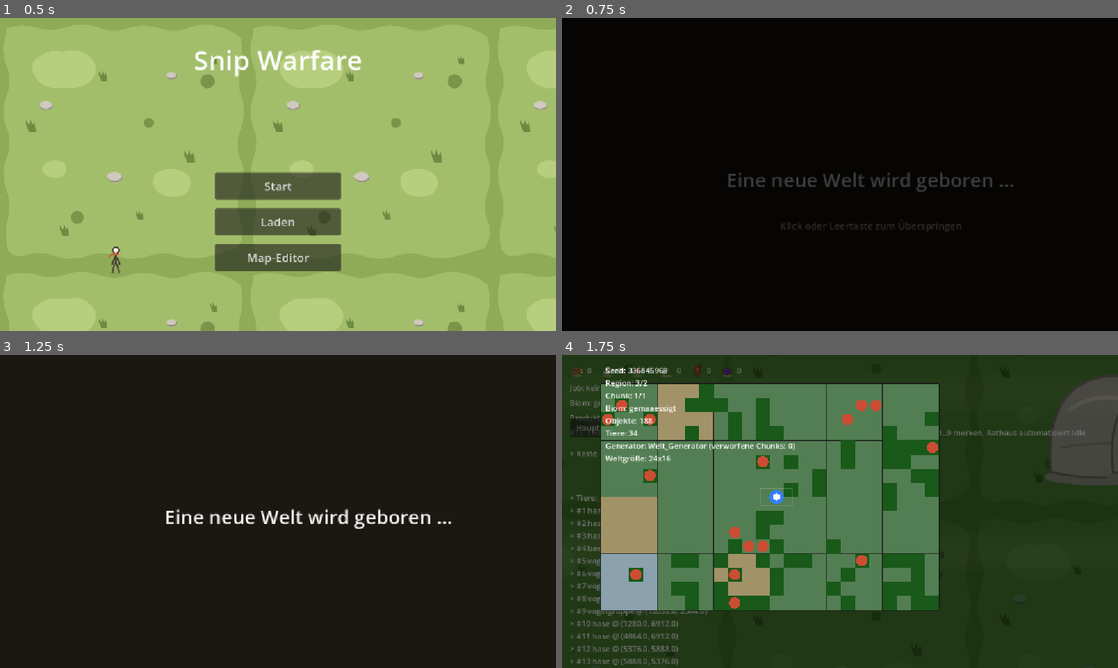
Above: before the commit, frames 1-4 (two rows, left to right).
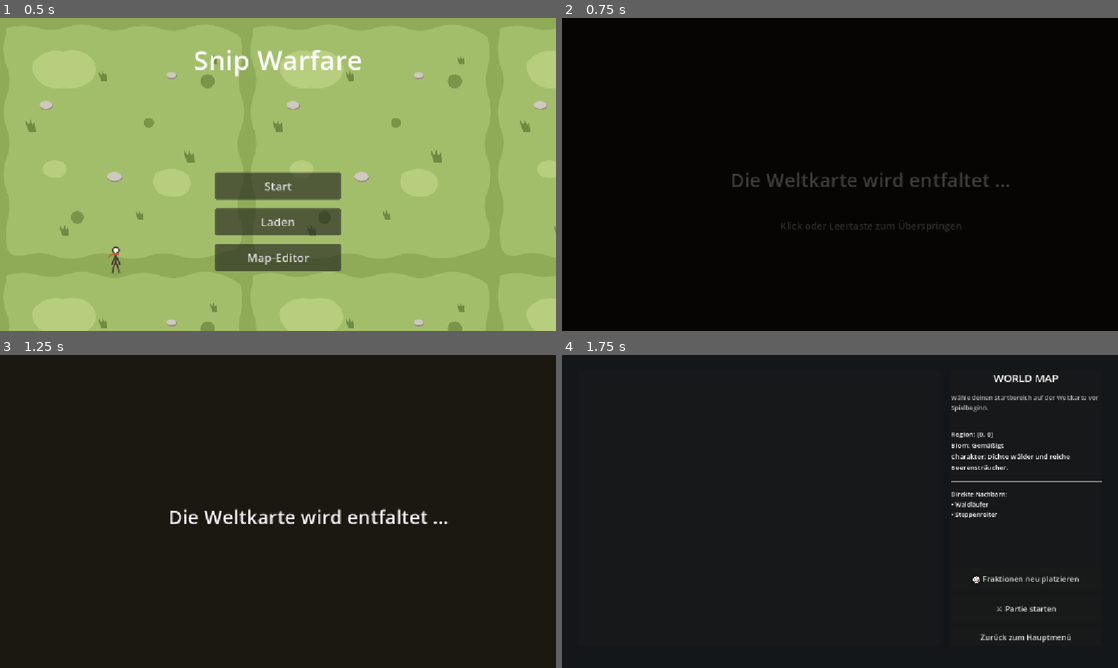
Above: after the commit, the same moments.

Repository: vannon091118/snip-warfare
Game: Godot game, scene res://ui/scenes/hauptmenue.tscn
The game is run twice, just before and just after one commit, with the same random seed, the same clock (stepped at 60 frames per second) and the same inputs.
Inputs (mouse positions are in pixels of both pictures, inside the frame that each line leads up to):
- Up to frame 1 (0.5 s): no input
- Up to frame 2 (0.75 s): click "Start" at 0.5 s
- Up to frame 3 (1.25 s): no input
- Up to frame 4 (1.75 s): tap Enter at 1.25 s; move the mouse to (962, 495) at 1.27 s; hold Right (ui_right) from 1.28 s (still down); tap M at 1.35 s; click (962, 495) at 1.42 s; tap Space at 1.52 s

Frame 1 is identical in both runs. In frame 2, 0.8% of the frame differs, in the area x 29-82%, y 49-56%; in frame 3, 1.3%; in frame 4, 97%, in the area x 0-100%, y 0-100%.
Error after the commit: Parse Error: Cannot infer the type of "biom_name" variable because the value doesn't have a set type. (res://world/scenes/welt_map.gd:122)

Commit message:
1. Du hast verlangt, dass der Spieler vor dem Spielstart eine echte World Map sieht, dort seinen Startbereich inmitten benachbarter Fraktionen auswählt und dieser geografische Kontext die lokale Spielkarte prägt. 2. Im Datenpool generator_gewichte.json sind nun drei eigenständige Völker mit Biom-Vorlieben und Farben verankert, während welt_fraktion.gd als Datenklasse ihre Identität und Beziehungen trägt. 3. Die Planungsspitze in welt_netzwerk_planer.gd platziert Fraktionen deterministisch auf den Makro-Regionen, berechnet Handels- sowie Hauptwege und sichert mindestens zwei direkte Nachbarn für den Spielerbereich zu. 4. Die neue Szene in welt_map.tscn und welt_map.gd visualisiert die Makrokarte mit Biom-Farben, Wegen, Fraktionsknoten und Auswahl-Highlighting samt Detailkarte und Re-Platzierung. 5. In hauptmenue.gd führt der Start-Knopf nun verbindlich über die World Map, während ui_welt_sitzung.gd den gewählten Startbereich an welt_ladevorgang.gd übergibt, damit die lokale Karte im gewünschten Biom erwacht. 6. Die Testsuite in test_world_map_netzwerk.py beweist die Nachbarschaftsbedingungen, die deterministische Platzierung und den Datenfluss vor dem Spielstart. 7. Was noch getan werden muss, sind die weiteren vertiefenden ODO-Punkte wie die Orchestrator-Visualisierung mit den letzten vier Jobs und die Hauskapazitäts-Bindung.

Diff:
--- a/ui/logic/kategorie_ui/ui_welt_sitzung.gd
+++ b/ui/logic/kategorie_ui/ui_welt_sitzung.gd
@@ -3,6 +3,7 @@
 ## Sitzungszustand zwischen Menü, Karte und Editor.
 ## Bewusst klein: nur Übergabewerte, keine Logik.
 
+## Kategorie daten: Übergabewerte der aktuellen Spielsitzung.
 var welt_name: String = ""
 var kommt_vom_editor: bool = false
 ## Seed-Wunsch für eine neue zufällige Welt: 0 bedeutet "Zufall aus dem
@@ -17,8 +18,22 @@
 var world: Welt_World = null
 var aktive_map_id: String = ""
 
+## World-Map-Startbereich: Der vom Spieler vor Spielstart gewählte Bereich
+## liefert Biom, Koordinaten und Fraktionsnetzwerk an die lokale Generierung.
+var start_region_x: int = 0
+var start_region_y: int = 0
+var start_biom_id: String = ""
+var fraktionen_netzwerk: Array[Dictionary] = []
+
 ## Übergangs-Verbindung: Die Zwischen-Szene liest Ziel und Ankündigung
 ## aus der Sitzung und läutet die nächste Szene ein. So können später
 ## Events und Cutscenes als Verbindungen zwischen Szenen eingefügt werden.
 var uebergang_ziel: String = ""
 var uebergang_text: String = ""
+
+## Kategorie logik: Hilfsfunktionen für die Sitzungsverwaltung.
+
+func startbereich_setzen(region_x: int, region_y: int, biom_id: String) -> void:
+	start_region_x = region_x
+	start_region_y = region_y
+	start_biom_id = biom_id
--- a/ui/scenes/hauptmenue.gd
+++ b/ui/scenes/hauptmenue.gd
@@ -3,6 +3,7 @@
 ## Die Ansicht bedient nur die Menüführung; Simulationslogik bleibt außen vor.
 
 const SZENE_KARTE := "res://world/scenes/welt.tscn"
+const SZENE_WORLD_MAP := "res://world/scenes/welt_map.tscn"
 const SZENE_EDITOR := "res://world/scenes/karten_editor.tscn"
 const SZENE_UEBERGANG := "res://ui/scenes/uebergang.tscn"
 const GRENZE_RECHTS := 2200.0
@@ -81,15 +82,14 @@
 			laeufer.position.x = GRENZE_RECHTS
 
 func _auf_start() -> void:
-	# Neues Spiel heißt immer neue Welt: Unabhängig von gespeicherten
-	# Welten wird frisch aus dem Generator mit zufälligem Seed erzeugt.
-	# Laden bleibt ausschließlich dem Laden-Knopf vorbehalten.
+	# Neues Spiel startet über die World Map: Der Spieler wählt zuerst
+	# seinen Startbereich und prüft das Fraktionsnetzwerk.
 	WeltSitzung.welt_name = ""
 	WeltSitzung.seed_wunsch = 0
 	WeltSitzung.kommt_vom_editor = false
 	WeltSitzung.world = null
 	WeltSitzung.aktive_map_id = ""
-	_uebergang_einlaeuten(SZENE_KARTE, "Eine neue Welt wird geboren …")
+	_uebergang_einlaeuten(SZENE_WORLD_MAP, "Die Weltkarte wird entfaltet …")
 
 func _auf_laden() -> void:
 	_wechsle_zu(Ui_MenueZustaende.Zustand.WELT_AUSWAHL_LADEN)
--- a/world/data/generator_gewichte.json
+++ b/world/data/generator_gewichte.json
@@ -20,7 +20,35 @@
     "biom_steppe": {"kategorie": "biome", "element_id": "steppe", "gewicht": 1.5}
   },
   "gebaeude": {},
-  "fraktionen": {},
+  "fraktionen": {
+    "waldlaeufer": {
+      "kategorie": "fraktionen",
+      "element_id": "waldlaeufer",
+      "name": "Waldläufer",
+      "gewicht": 2.0,
+      "biome": ["gemaaessigt"],
+      "farbe": "#2E7D32",
+      "beschreibung": "Naturverbundenes Volk mit Vorliebe für dichte Wälder und reiche Beerensträucher."
+    },
+    "eiswaechter": {
+      "kategorie": "fraktionen",
+      "element_id": "eiswaechter",
+      "name": "Eiswächter",
+      "gewicht": 1.5,
+      "biome": ["tundra"],
+      "farbe": "#0288D1",
+      "beschreibung": "Widerstandsfähiges Volk des Nordens mit Schutz gegen raue Kälte."
+    },
+    "steppenreiter": {
+      "kategorie": "fraktionen",
+      "element_id": "steppenreiter",
+      "name": "Steppenreiter",
+      "gewicht": 1.5,
+      "biome": ["steppe"],
+      "farbe": "#F57C00",
+      "beschreibung": "Schnelle Jäger der weiten Ebenen mit reicher Jagderfahrung."
+    }
+  },
   "cluster": {
     "_kommentar": "Spawn-Cluster: Jeder Eintrag stempelt eine dichte Gruppe als Weltzustand. anzahl ist der Kern der Gruppe, umgebung_zusatz die Streuung drum herum, radius_kacheln die Gruppengroesse, chance die Wahrscheinlichkeit je Chunk. Neue Spawn-Varianten nur hier und im Element-Katalog.",
     "wald": {"kategorie": "cluster", "element_id": "baum", "anzahl": 6, "umgebung_zusatz": 4, "radius_kacheln": 3, "chance": 0.9, "biome": ["gemaaessigt", "steppe"]},
--- /dev/null
+++ b/world/logic/kategorie_welt/welt_fraktion.gd
@@ -0,0 +1,58 @@
+extends RefCounted
+class_name Welt_Fraktion
+## Datenklasse einer Fraktion auf der World Map.
+## Hält Identität, Vorlieben, Farbe und Position im Makro-Netzwerk der Welt.
+## Enthält keine Simulationslogik; reines Einlesen aus generator_gewichte.json.
+
+## Kategorie daten: Eigenschaften der Fraktion und Netzwerk-Knoten.
+var fraktion_id: String = ""
+var angezeigter_name: String = ""
+var beschreibung: String = ""
+var bevorzugte_biome: Array[String] = []
+var farbe: Color = Color.WHITE
+var position_kachel: Vector2i = Vector2i.ZERO
+var nachbarn: Array[String] = []
+
+## Kategorie logik: Einlesen aus Konfigurationseintrag und Wörterbuch-Konvertierung.
+
+func aus_konfig_eintrag(eintrag_id: String, eintrag: Dictionary) -> void:
+	fraktion_id = eintrag_id
+	angezeigter_name = str(eintrag.get("name", eintrag_id.capitalize()))
+	beschreibung = str(eintrag.get("beschreibung", ""))
+	bevorzugte_biome.clear()
+	var biome_roh: Variant = eintrag.get("biome", [])
+	if typeof(biome_roh) == TYPE_ARRAY:
+		for b: Variant in biome_roh as Array:
+			bevorzugte_biome.append(str(b))
+	var farb_str := str(eintrag.get("farbe", "#FFFFFF"))
+	farbe = Color.from_string(farb_str, Color.WHITE)
+
+func nach_woerterbuch() -> Dictionary:
+	return {
+		"fraktion_id": fraktion_id,
+		"name": angezeigter_name,
+		"beschreibung": beschreibung,
+		"bevorzugte_biome": bevorzugte_biome,
+		"farbe": farbe.to_html(),
+		"position_kachel": [position_kachel.x, position_kachel.y],
+		"nachbarn": nachbarn,
+	}
+
+func aus_woerterbuch(daten: Dictionary) -> void:
+	fraktion_id = str(daten.get("fraktion_id", ""))
+	angezeigter_name = str(daten.get("name", fraktion_id))
+	beschreibung = str(daten.get("beschreibung", ""))
+	bevorzugte_biome.clear()
+	var biome_roh: Variant = daten.get("bevorzugte_biome", [])
+	if typeof(biome_roh) == TYPE_ARRAY:
+		for b: Variant in biome_roh as Array:
+			bevorzugte_biome.append(str(b))
+	farbe = Color.from_string(str(daten.get("farbe", "#FFFFFF")), Color.WHITE)
+	var pos_roh: Variant = daten.get("position_kachel", [0, 0])
+	if typeof(pos_roh) == TYPE_ARRAY and (pos_roh as Array).size() >= 2:
+		position_kachel = Vector2i(int((pos_roh as Array)[0]), int((pos_roh as Array)[1]))
+	nachbarn.clear()
+	var nachbarn_roh: Variant = daten.get("nachbarn", [])
+	if typeof(nachbarn_roh) == TYPE_ARRAY:
+		for n: Variant in nachbarn_roh as Array:
+			nachbarn.append(str(n))
--- a/world/logic/kategorie_welt/welt_ladevorgang.gd
+++ b/world/logic/kategorie_welt/welt_ladevorgang.gd
@@ -60,6 +60,7 @@
 	return true
 
 func _welt_generieren(welt_name: String, seed_wunsch: int, biom_id: String) -> bool:
+	var effektives_biom := WeltSitzung.start_biom_id if WeltSitzung.start_biom_id != "" else biom_id
 	var basis_seed := seed_wunsch
 	if basis_seed == 0:
 		# Autoritativer Seed ohne Uhrzeit: deterministisch aus bestehendem
@@ -76,10 +77,10 @@
 	kandidat_zufall.start_zustand_setzen(basis_seed)
 	var seed_wert := basis_seed
 	for _versuch in range(20):
-		if _generator.welt_erzeugen(_model, seed_wert, biom_id) and _generator.verworfene_chunks == 0:
+		if _generator.welt_erzeugen(_model, seed_wert, effektives_biom) and _generator.verworfene_chunks == 0:
 			break
 		seed_wert = kandidat_zufall.naechste_zahl() % 1000000000
-	if not _generator.welt_erzeugen(_model, seed_wert, biom_id):
+	if not _generator.welt_erzeugen(_model, seed_wert, effektives_biom):
 		return false
 	# World-Ebene: Die erzeugte Szene-Karte ist die Basis-Karte. Die World
 	# übernimmt die laufende Instanz, es wird nicht ein zweites Mal
--- /dev/null
+++ b/world/logic/kategorie_welt/welt_netzwerk_planer.gd
@@ -0,0 +1,159 @@
+extends RefCounted
+class_name Welt_NetzwerkPlaner
+## Planungsmaschine für das Vor-Spiel-Netzwerk und die Fraktionsplatzierung.
+## Genau eine Verantwortung: Platziert Fraktionen deterministisch aus dem Welt-Seed
+## auf passenden Makro-Regionen der World Map und verbindet sie über reale
+## Netzwerkbeziehungen (Handels- und Militärpfade).
+## Stellt sicher, dass der Spielerbereich mindestens zwei direkte Nachbarn besitzt.
+
+## Kategorie daten: Platzierte Fraktionen, Wege und Spieler-Startknoten.
+var _fraktionen: Array[Welt_Fraktion] = []
+var _wege: Array[Dictionary] = []
+var _spieler_region := Vector2i.ZERO
+var _spieler_nachbarn: Array[String] = []
+
+## Kategorie logik: Planung, Pfadberechnung und Abfragen.
+
+func netzwerk_planen(model: Welt_Model, registry: Welt_GeneratorRegistry, seed_offset: int = 0) -> bool:
+	if model == null or registry == null:
+		return false
+	_fraktionen.clear()
+	_wege.clear()
+	_spieler_nachbarn.clear()
+
+	var effektiver_seed := (model.welt_seed + seed_offset * 1337) & 0x7FFFFFFF
+	var zufall := Kern_Zufall.new()
+	zufall.start_zustand_setzen(effektiver_seed)
+
+	var f_ids := registry.ids_der_kategorie("fraktionen")
+	if f_ids.is_empty():
+		return false
+
+	var regionen_x := ceili(float(model.raster_breite) / float(maxi(model.region_kante, 1)))
+	var regionen_y := ceili(float(model.raster_hoehe) / float(maxi(model.region_kante, 1)))
+
+	# Spieler-Startregion standardmäßig nahe dem Zentrum
+	_spieler_region = Vector2i(regionen_x / 2, regionen_y / 2)
+
+	var belegte_regionen: Array[Vector2i] = [_spieler_region]
+
+	for f_id in f_ids:
+		var wort := registry.eintrag_wort_fuer(f_id)
+		var fraktion := Welt_Fraktion.new()
+		fraktion.aus_konfig_eintrag(f_id, wort)
+
+		var beste_region := Vector2i.ZERO
+		var beste_bewertung := -INF
+
+		# Beste Region für Fraktion anhand Biom-Vorliebe und Abstand suchen
+		for ry in regionen_y:
+			for rx in regionen_x:
+				var reg_pos := Vector2i(rx, ry)
+				if belegte_regionen.has(reg_pos):
+					continue
+				var region := model.region_an_kachel(rx * model.region_kante, ry * model.region_kante)
+				var r_biom := str(region.get("biom_id", model.biom_id))
+				var bewertung := 0.0
+				if fraktion.bevorzugte_biome.has(r_biom):
+					bewertung += 50.0
+				var abstand_spieler := Vector2(reg_pos).distance_to(Vector2(_spieler_region))
+				bewertung -= abstand_spieler * 2.0
+				bewertung += float(zufall.naechste_zahl() % 20)
+
+				if bewertung > beste_bewertung:
+					beste_bewertung = bewertung
+					beste_region = reg_pos
+
+		fraktion.position_kachel = beste_region * model.region_kante + Vector2i(model.region_kante / 2, model.region_kante / 2)
+		belegte_regionen.append(beste_region)
+		_fraktionen.append(fraktion)
+
+	_wege_berechnen(model)
+	return not _fraktionen.is_empty()
+
+func _wege_berechnen(model: Welt_Model) -> void:
+	_wege.clear()
+	var spieler_pos_kachel := _spieler_region * model.region_kante + Vector2i(model.region_kante / 2, model.region_kante / 2)
+
+	# Distanzen aller Fraktionen zum Spieler ermitteln
+	var distanzen: Array[Dictionary] = []
+	for f in _fraktionen:
+		var dist_spieler := Vector2(f.position_kachel).distance_to(Vector2(spieler_pos_kachel))
+		distanzen.append({"fraktion": f, "distanz": dist_spieler})
+	distanzen.sort_custom(func(a: Dictionary, b: Dictionary) -> bool:
+		return float(a["distanz"]) < float(b["distanz"])
+	)
+
+	# Mindestens 2 nächste Nachbarn direkt mit dem Spieler verbinden
+	var min_nachbarn := mini(2, distanzen.size())
+	for i in min_nachbarn:
+		var f: Welt_Fraktion = distanzen[i]["fraktion"]
+		_wege.append({
+			"von": spieler_pos_kachel,
+			"nach": f.position_kachel,
+			"von_id": "spieler",
+			"nach_id": f.fraktion_id,
+			"typ": "hauptweg"
+		})
+		f.nachbarn.append("spieler")
+		_spieler_nachbarn.append(f.fraktion_id)
+
+	# Fraktionen untereinander vernetzen (nächster Nachbar jeder Fraktion)
+	for i in _fraktionen.size():
+		var f1 := _fraktionen[i]
+		var naechste_f: Welt_Fraktion = null
+		var min_d := INF
+		for j in _fraktionen.size():
+			if i == j:
+				continue
+			var f2 := _fraktionen[j]
+			var dist_fraktion := Vector2(f1.position_kachel).distance_to(Vector2(f2.position_kachel))
+			if dist_fraktion < min_d:
+				min_d = dist_fraktion
+				naechste_f = f2
+		if naechste_f != null and not _hat_weg(f1.fraktion_id, naechste_f.fraktion_id):
+			_wege.append({
+				"von": f1.position_kachel,
+				"nach": naechste_f.position_kachel,
+				"von_id": f1.fraktion_id,
+				"nach_id": naechste_f.fraktion_id,
+				"typ": "handelsweg"
+			})
+			f1.nachbarn.append(naechste_f.fraktion_id)
+			naechste_f.nachbarn.append(f1.fraktion_id)
+
+func _hat_weg(id_a: String, id_b: String) -> bool:
+	for w in _wege:
+		var v := str(w.get("von_id", ""))
+		var n := str(w.get("nach_id", ""))
+		if (v == id_a and n == id_b) or (v == id_b and n == id_a):
+			return true
+	return false
+
+func fraktionen() -> Array[Welt_Fraktion]:
+	return _fraktionen
+
+func wege() -> Array[Dictionary]:
+	return _wege
+
+func spieler_region() -> Vector2i:
+	return _spieler_region
+
+func spieler_region_setzen(region_pos: Vector2i, model: Welt_Model) -> void:
+	_spieler_region = region_pos
+	if model != null and not _fraktionen.is_empty():
+		_wege_berechnen(model)
+
+func nachbarn_fuer(fraktion_oder_spieler_id: String) -> Array[String]:
+	if fraktion_oder_spieler_id == "spieler":
+		return _spieler_nachbarn
+	for f in _fraktionen:
+		if f.fraktion_id == fraktion_oder_spieler_id:
+			return f.nachbarn
+	return []
+
+func nach_array() -> Array[Dictionary]:
+	var daten: Array[Dictionary] = []
+	for f in _fraktionen:
+		daten.append(f.nach_woerterbuch())
+	return daten
--- /dev/null
+++ b/world/scenes/welt_map.gd
@@ -0,0 +1,170 @@
+extends Control
+## World Map Szene: Übersichtskarte der Makro-Regionen und des Fraktionsnetzwerks.
+## Ermöglicht dem Spieler die Wahl seines Startbereichs vor der lokalen Spielkartengenerierung.
+## Enthält keine Simulationslogik; sie bindet nur Planer, Modell und Sitzung.
+
+const SZENE_KARTE := "res://world/scenes/welt.tscn"
+const SZENE_HAUPTMENUE := "res://ui/scenes/hauptmenue.tscn"
+const SZENE_UEBERGANG := "res://ui/scenes/uebergang.tscn"
+
+var _model := Welt_Model.new()
+var _registry := Welt_GeneratorRegistry.new()
+var _biome := Welt_BiomRegistry.new()
+var _netzwerk_planer := Welt_NetzwerkPlaner.new()
+var _seed_offset: int = 0
+var _gewaehlte_region := Vector2i.ZERO
+var _biom_name_karte: Dictionary = {}
+
+@onready var _karten_flaeche: Control = %KartenFlaeche
+@onready var _info_label: Label = %InfoLabel
+@onready var _nachbarn_label: Label = %NachbarnLabel
+@onready var _starten_knopf: Button = %StartenKnopf
+@onready var _neu_knopf: Button = %NeuKnopf
+@onready var _zurueck_knopf: Button = %ZurueckKnopf
+
+func _ready() -> void:
+	_starten_knopf.pressed.connect(_auf_starten)
+	_neu_knopf.pressed.connect(_auf_neu_platzieren)
+	_zurueck_knopf.pressed.connect(_auf_zurueck)
+	_karten_flaeche.draw.connect(_karten_flaeche_zeichnen)
+	_karten_flaeche.gui_input.connect(_karten_flaeche_eingabe)
+	_welt_planen()
+	_details_aktualisieren()
+
+func _welt_planen() -> void:
+	var seed_wert := WeltSitzung.seed_wunsch
+	if seed_wert == 0:
+		seed_wert = int(hash("world_map_%d" % _seed_offset) & 0x7FFFFFFF)
+		if seed_wert == 0:
+			seed_wert = 421337
+	var def_reg := Welt_DefinitionRegistry.new()
+	def_reg.laden()
+	var groesse := def_reg.max_karten_groesse()
+	_model.karte_erzeugen(groesse.x, groesse.y, "boden")
+	_model.welt_seed = seed_wert
+	var generator := Welt_Generator.new()
+	generator.welt_erzeugen(_model, seed_wert, "gemaaessigt")
+	_netzwerk_planer.netzwerk_planen(_model, _registry, _seed_offset)
+	_gewaehlte_region = _netzwerk_planer.spieler_region()
+	_karten_flaeche.queue_redraw()
+
+func _karten_flaeche_zeichnen() -> void:
+	if _model == null:
+		return
+	var reg_x := ceili(float(_model.raster_breite) / float(maxi(_model.region_kante, 1)))
+	var reg_y := ceili(float(_model.raster_hoehe) / float(maxi(_model.region_kante, 1)))
+	if reg_x <= 0 or reg_y <= 0:
+		return
+	var kachel_b := _karten_flaeche.size.x / float(reg_x)
+	var kachel_h := _karten_flaeche.size.y / float(reg_y)
+
+	# 1. Regionen mit Biomfarben zeichnen
+	for ry in reg_y:
+		for rx in reg_x:
+			var region := _model.region_an_kachel(rx * _model.region_kante, ry * _model.region_kante)
+			var b_id := str(region.get("biom_id", "gemaaessigt"))
+			var farbe := Color(0.3, 0.5, 0.2)
+			var biom_obj := _biome.biom_fuer(b_id)
+			if biom_obj != null:
+				farbe = Color.from_string(biom_obj.farbe, farbe)
+			var r_rect := Rect2(rx * kachel_b, ry * kachel_h, kachel_b, kachel_h)
+			_karten_flaeche.draw_rect(r_rect, farbe)
+			_karten_flaeche.draw_rect(r_rect, Color(0, 0, 0, 0.3), false, 1.0)
+
+	# 2. Wege zeichnen
+	for weg in _netzwerk_planer.wege():
+		var v_kachel: Vector2i = weg.get("von", Vector2i.ZERO)
+		var n_kachel: Vector2i = weg.get("nach", Vector2i.ZERO)
+		var v_pos := Vector2(float(v_kachel.x) / float(_model.raster_breite) * _karten_flaeche.size.x, float(v_kachel.y) / float(_model.raster_hoehe) * _karten_flaeche.size.y)
+		var n_pos := Vector2(float(n_kachel.x) / float(_model.raster_breite) * _karten_flaeche.size.x, float(n_kachel.y) / float(_model.raster_hoehe) * _karten_flaeche.size.y)
+		var linien_farbe := Color(0.9, 0.8, 0.4, 0.7)
+		var breite := 2.5
+		if str(weg.get("typ", "")) == "hauptweg":
+			linien_farbe = Color(1.0, 0.9, 0.2, 0.9)
+			breite = 3.5
+		_karten_flaeche.draw_line(v_pos, n_pos, linien_farbe, breite)
+
+	# 3. Fraktionen zeichnen
+	for f in _netzwerk_planer.fraktionen():
+		var pos := Vector2(float(f.position_kachel.x) / float(_model.raster_breite) * _karten_flaeche.size.x, float(f.position_kachel.y) / float(_model.raster_hoehe) * _karten_flaeche.size.y)
+		_karten_flaeche.draw_circle(pos, 12.0, f.farbe)
+		_karten_flaeche.draw_circle(pos, 12.0, Color.BLACK, false, 2.0)
+		_karten_flaeche.draw_string(ThemeDB.fallback_font, pos + Vector2(-20, 24), f.angezeigter_name, HORIZONTAL_ALIGNMENT_CENTER, -1, 13, Color.WHITE)
+
+	# 4. Gewählte Spieler-Startregion hervorheben
+	var sp_rect := Rect2(_gewaehlte_region.x * kachel_b, _gewaehlte_region.y * kachel_h, kachel_b, kachel_h)
+	_karten_flaeche.draw_rect(sp_rect, Color(1.0, 0.85, 0.0, 0.35))
+	_karten_flaeche.draw_rect(sp_rect, Color(1.0, 0.9, 0.1), false, 3.5)
+	var sp_zentrum := sp_rect.position + sp_rect.size * 0.5
+	_karten_flaeche.draw_circle(sp_zentrum, 8.0, Color(0.2, 0.6, 1.0))
+	_karten_flaeche.draw_circle(sp_zentrum, 8.0, Color.WHITE, false, 2.0)
+	_karten_flaeche.draw_string(ThemeDB.fallback_font, sp_zentrum + Vector2(-30, -14), "★ Startbereich", HORIZONTAL_ALIGNMENT_CENTER, -1, 14, Color(1.0, 0.95, 0.4))
+
+func _karten_flaeche_eingabe(ereignis: InputEvent) -> void:
+	if ereignis is InputEventMouseButton and ereignis.pressed and ereignis.button_index == MOUSE_BUTTON_LEFT:
+		var reg_x := ceili(float(_model.raster_breite) / float(maxi(_model.region_kante, 1)))
+		var reg_y := ceili(float(_model.raster_hoehe) / float(maxi(_model.region_kante, 1)))
+		if reg_x <= 0 or reg_y <= 0:
+			return
+		var kachel_b := _karten_flaeche.size.x / float(reg_x)
+		var kachel_h := _karten_flaeche.size.y / float(reg_y)
+		var klick_rx := clampi(int(ereignis.position.x / kachel_b), 0, reg_x - 1)
+		var klick_ry := clampi(int(ereignis.position.y / kachel_h), 0, reg_y - 1)
+		_gewaehlte_region = Vector2i(klick_rx, klick_ry)
+		_netzwerk_planer.spieler_region_setzen(_gewaehlte_region, _model)
+		_karten_flaeche.queue_redraw()
+		_details_aktualisieren()
+
+func _details_aktualisieren() -> void:
+	var region := _model.region_an_kachel(_gewaehlte_region.x * _model.region_kante, _gewaehlte_region.y * _model.region_kante)
+	var biom_id := str(region.get("biom_id", "gemaaessigt"))
+	var biom_obj := _biome.biom_fuer(biom_id)
+	var biom_name := biom_obj.angezeigter_name if biom_obj != null else biom_id.capitalize()
+
+	_info_label.text = "Region: [%d, %d]\nBiom: %s\nCharakter: %s" % [
+		_gewaehlte_region.x,
+		_gewaehlte_region.y,
+		biom_name,
+		_biom_charakter_text(biom_id)
+	]
+
+	var nachbarn := _netzwerk_planer.nachbarn_fuer("spieler")
+	var nachbarn_texte: Array[String] = []
+	for n_id in nachbarn:
+		for f in _netzwerk_planer.fraktionen():
+			if f.fraktion_id == n_id:
+				nachbarn_texte.append("%s (%s)" % [f.angezeigter_name, ", ".join(f.bevorzugte_biome)])
+	if nachbarn_texte.is_empty():
+		_nachbarn_label.text = "Direkte Nachbarn: Keine (isoliert)"
+	else:
+		_nachbarn_label.text = "Direkte Nachbarn (%d):\n• %s" % [nachbarn_texte.size(), "\n• ".join(nachbarn_texte)]
+
+func _biom_charakter_text(biom_id: String) -> String:
+	match biom_id:
+		"gemaaessigt":
+			return "Dichte Wälder, reiche Beerensträucher und milde Temperaturen."
+		"tundra":
+			return "Kaltes Ödland mit Bären, Eisbären und kargen Ressourcen."
+		"steppe":
+			return "Weite Ebenen mit schnellen Hasen und freiem Bauland."
+		_:
+			return "Ausgewogene Landschaft."
+
+func _auf_neu_platzieren() -> void:
+	_seed_offset += 1
+	_welt_planen()
+	_details_aktualisieren()
+
+func _auf_starten() -> void:
+	var region := _model.region_an_kachel(_gewaehlte_region.x * _model.region_kante, _gewaehlte_region.y * _model.region_kante)
+	var biom_id := str(region.get("biom_id", "gemaaessigt"))
+	WeltSitzung.startbereich_setzen(_gewaehlte_region.x, _gewaehlte_region.y, biom_id)
+	WeltSitzung.fraktionen_netzwerk = _netzwerk_planer.nach_array()
+	WeltSitzung.uebergang_ziel = SZENE_KARTE
+	WeltSitzung.uebergang_text = "Die lokale Spielkarte wird generiert …"
+	get_tree().change_scene_to_file(SZENE_UEBERGANG)
+
+func _auf_zurueck() -> void:
+	WeltSitzung.uebergang_ziel = SZENE_HAUPTMENUE
+	WeltSitzung.uebergang_text = "Zurück zum Hauptmenü …"
+	get_tree().change_scene_to_file(SZENE_UEBERGANG)
--- /dev/null
+++ b/world/scenes/welt_map.tscn
@@ -0,0 +1,108 @@
+[gd_scene load_steps=2 format=3 uid="uid://c8weltmap001"]
+
+[ext_resource type="Script" path="res://world/scenes/welt_map.gd" id="1_weltmap"]
+
+[node name="WeltMap" type="Control"]
+layout_mode = 3
+anchors_preset = 15
+anchor_right = 1.0
+anchor_bottom = 1.0
+grow_horizontal = 2
+grow_vertical = 2
+script = ExtResource("1_weltmap")
+
+[node name="Hintergrund" type="ColorRect" parent="."]
+layout_mode = 1
+anchors_preset = 15
+anchor_right = 1.0
+anchor_bottom = 1.0
+grow_horizontal = 2
+grow_vertical = 2
+color = Color(0.08, 0.09, 0.1, 1)
+
+[node name="KartenContainer" type="PanelContainer" parent="."]
+layout_mode = 1
+anchors_preset = -1
+anchor_left = 0.03
+anchor_top = 0.05
+anchor_right = 0.68
+anchor_bottom = 0.93
+grow_horizontal = 2
+grow_vertical = 2
+
+[node name="KartenFlaeche" type="Control" parent="KartenContainer"]
+unique_name_in_owner = true
+layout_mode = 2
+
+[node name="SeitenLeiste" type="PanelContainer" parent="."]
+layout_mode = 1
+anchors_preset = -1
+anchor_left = 0.7
+anchor_top = 0.05
+anchor_right = 0.97
+anchor_bottom = 0.93
+grow_horizontal = 2
+grow_vertical = 2
+
+[node name="Inhalt" type="VBoxContainer" parent="SeitenLeiste"]
+layout_mode = 2
+theme_override_constants/separation = 16
+
+[node name="Titel" type="Label" parent="SeitenLeiste/Inhalt"]
+layout_mode = 2
+theme_override_font_sizes/font_size = 22
+text = "WORLD MAP"
+horizontal_alignment = 1
+
+[node name="Untertitel" type="Label" parent="SeitenLeiste/Inhalt"]
+layout_mode = 2
+theme_override_colors/font_color = Color(0.7, 0.7, 0.7, 1)
+theme_override_font_sizes/font_size = 13
+text = "Wähle deinen Startbereich auf der Weltkarte vor Spielbeginn."
+autowrap_mode = 2
+
+[node name="Trenner1" type="HSeparator" parent="SeitenLeiste/Inhalt"]
+layout_mode = 2
+
+[node name="InfoLabel" type="Label" parent="SeitenLeiste/Inhalt"]
+unique_name_in_owner = true
+layout_mode = 2
+theme_override_font_sizes/font_size = 14
+text = "Region: [0, 0]
+Biom: Gemäßigt
+Charakter: Dichte Wälder und reiche Beerensträucher."
+autowrap_mode = 2
+
+[node name="Trenner2" type="HSeparator" parent="SeitenLeiste/Inhalt"]
+layout_mode = 2
+
+[node name="NachbarnLabel" type="Label" parent="SeitenLeiste/Inhalt"]
+unique_name_in_owner = true
+layout_mode = 2
+theme_override_font_sizes/font_size = 13
+text = "Direkte Nachbarn:
+• Waldläufer
+• Steppenreiter"
+autowrap_mode = 2
+
+[node name="Abstandhalter" type="Control" parent="SeitenLeiste/Inhalt"]
+layout_mode = 2
+size_flags_vertical = 3
+
+[node name="NeuKnopf" type="Button" parent="SeitenLeiste/Inhalt"]
+unique_name_in_owner = true
+custom_minimum_size = Vector2(0, 42)
+layout_mode = 2
+text = "🎲 Fraktionen neu platzieren"
+
+[node name="StartenKnopf" type="Button" parent="SeitenLeiste/Inhalt"]
+unique_name_in_owner = true
+custom_minimum_size = Vector2(0, 50)
+layout_mode = 2
+text = "⚔ Partie starten"
+
+[node name="ZurueckKnopf" type="Button" parent="SeitenLeiste/Inhalt"]
+unique_name_in_owner = true
+custom_minimum_size = Vector2(0, 36)
+layout_mode = 2
+text = "Zurück zum Hauptmenü"
